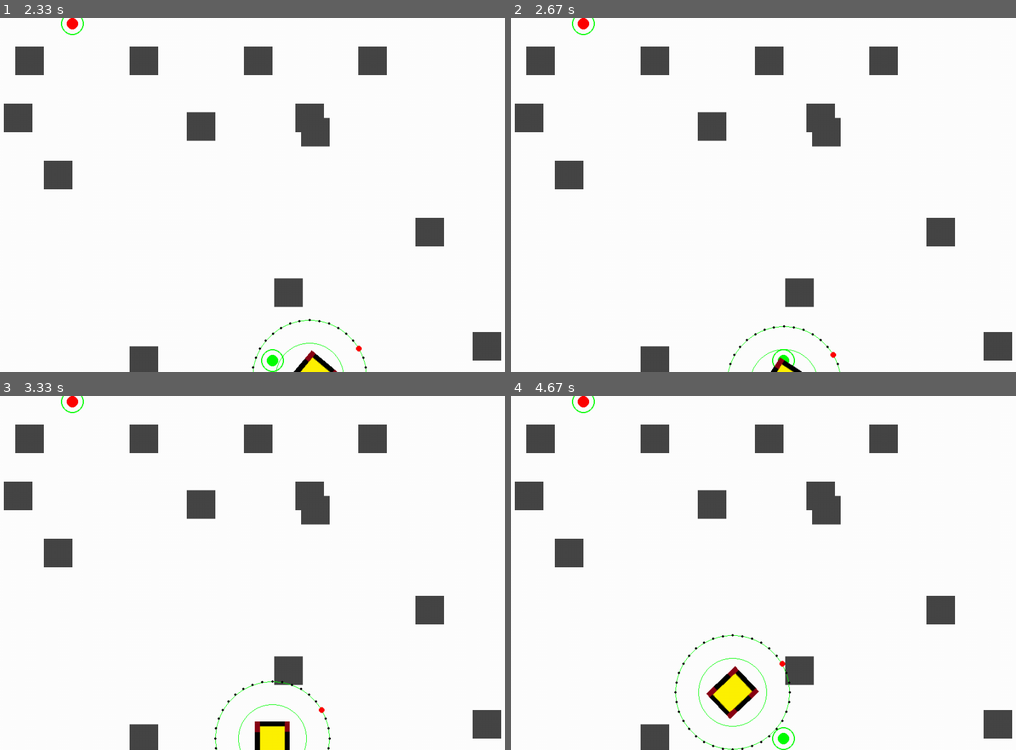
Above: before the commit, frames 1-4 (two rows, left to right).
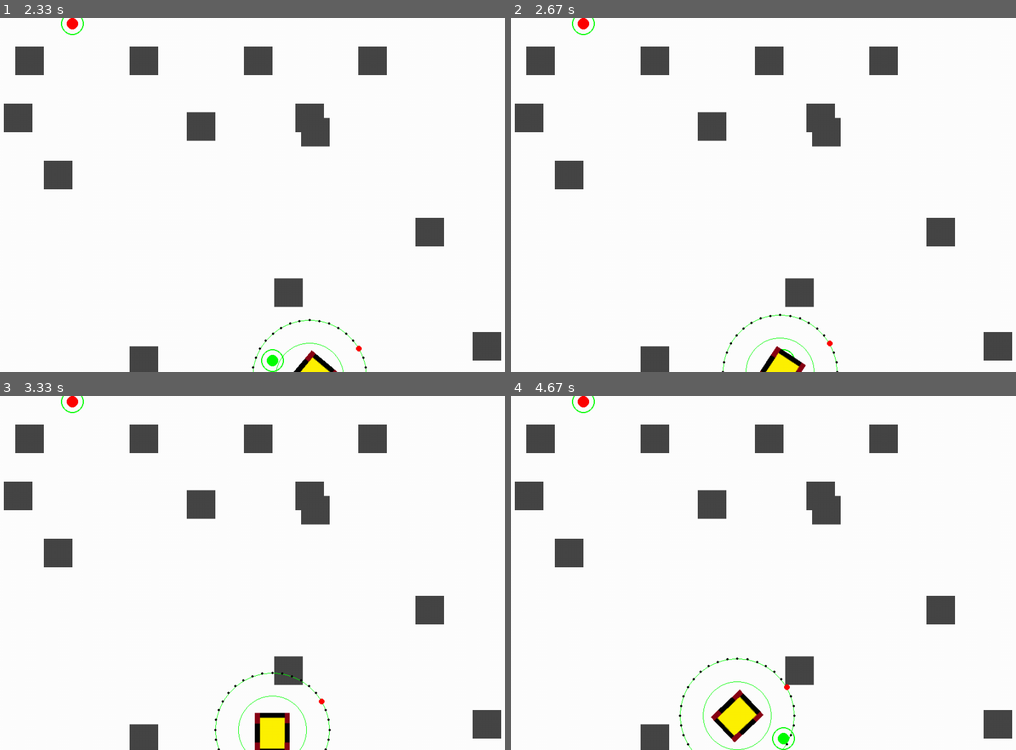
Above: after the commit, the same moments.

Repository: ephremworku/wheeld_mobile_robot_simulation_environment_using_pygame
Game: pygame game, started from main.py
The game is run twice, just before and just after one commit, with the same random seed, the same clock (stepped at 60 frames per second) and the same inputs.
Inputs:
- Up to frame 1 (2.33 s): hold Right 0.33-0.8 s; hold Up 0.83-1.13 s; hold Right 1.17-1.63 s; hold Left 1.67-2.2 s; hold Down from 2.23 s (still down)
- Up to frame 2 (2.67 s): release Down at 2.53 s; hold Left from 2.57 s (still down)
- Up to frame 3 (3.33 s): release Left at 2.97 s; hold Up from 3 s (still down)
- Up to frame 4 (4.67 s): release Up at 3.37 s; hold Right 3.4-4.03 s; hold Down 4.07-4.43 s; hold Left from 4.47 s (still down)

Frame 1 is identical in both runs. In frame 2, 0.7% of the frame differs, in the area x 41-66%, y 83-100%; in frame 3, 0.9%; in frame 4, 2.0%, in the area x 32-57%, y 67-100%.

Commit message:
modifiying the environment to add boudery colision

Diff:
--- a/Environment.py
+++ b/Environment.py
@@ -16,6 +16,7 @@
     distance = max(distance, 0)
     angle = max(angle, 0)
     return [distance, angle]
+
 
 class Env:
     def __init__(self):
@@ -98,11 +99,17 @@
     def collisionDetectorCircles(self):
         pygame.draw.circle(self.screen, self.blue, self.sprite_pos, 60, 1)
         for iter in self.rectangleFourCoordinates:
-            # print(iter)
+            print(self.sprite_pos)
             if sqrt((iter[0] - self.sprite_pos[0]) ** 2 + (iter[1] - self.sprite_pos[1]) ** 2) < 60:
-                print(iter)
+                # print(iter)
 
                 self.sprite_pos = [self.screenWidth / 2, self.screenHeight]
+
+            if ((self.sprite_pos[0] > self.screenWidth) or (self.sprite_pos[0] < 0)) or (
+                    (self.sprite_pos[1] > self.screenHeight + 20) or
+                    self.sprite_pos[1] < 0):
+                self.sprite_pos = [self.screenWidth / 2, self.screenHeight]
+
 
     # car motion including the tilting and heading motion
     def carMotion(self):
@@ -172,7 +179,7 @@
             m = 0
             for j in circlePos:
                 m += 1
-                if  abs(iter[0] - j[0]) <= 5 and abs(iter[1] - j[1]) <= 5:
+                if abs(iter[0] - j[0]) <= 5 and abs(iter[1] - j[1]) <= 5:
                     # m = circlePos.index(j)
                     if 0 <= m <= 9:
                         quadrant = 4
@@ -189,7 +196,6 @@
 
                     detectPoint.append(m)
 
-
             episoideDetectPoint.append(detectPoint)
         return detectPoint
 
@@ -213,11 +219,6 @@
         # print(iter)
         # if sqrt((iter[0] - self.sprite_pos[0]) ** 2 + (iter[1] - self.sprite_pos[1]) ** 2) < 60:
         #     print(iter)
-
-
-
-
-
 
     def distance(self, obstaclePosition):
         px = (obstaclePosition[0] - self.position[0]) ** 2
@@ -245,7 +246,7 @@
                     color = self.screen.get_at((x, y))
                     if (color[0], color[1], color[2]) == self.gray:
                         distance = self.distance((x, y))
-                        angles.append(int(angle*180/math.pi))
+                        angles.append(int(angle * 180 / math.pi))
                         # print(distance)
                         output = uncertainty_add(distance, angle, self.sigma)
                         new_distances.append(output[0])
@@ -263,7 +264,6 @@
                 else:
                     scen.append(0)
 
-
         # print('distances: ', scen)
         # print('index: ', index)
         # print('angles: ', angles)
